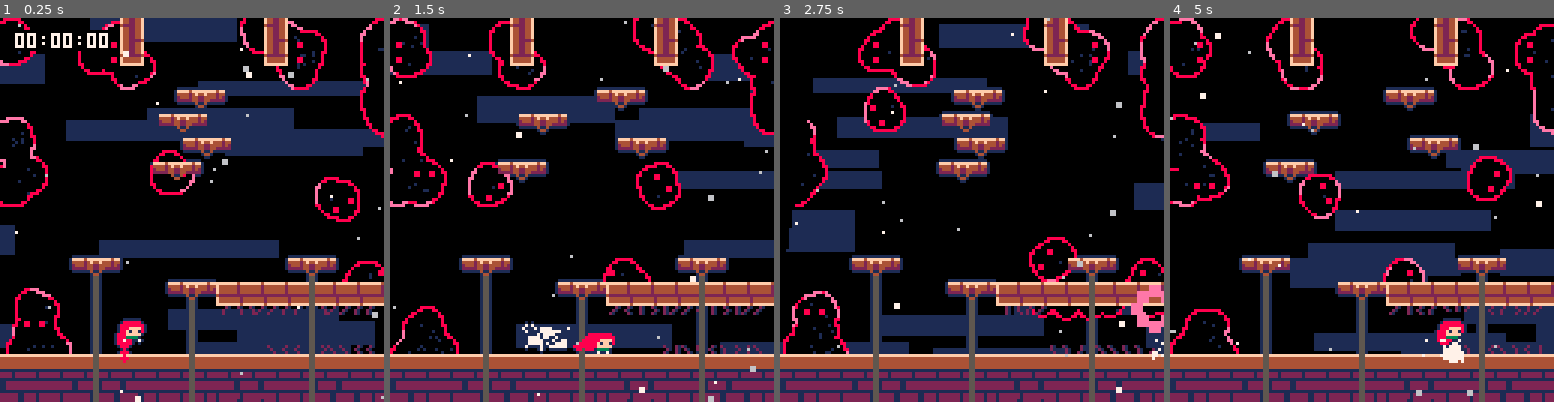
Above: before the commit, frames 1-4 (left to right).
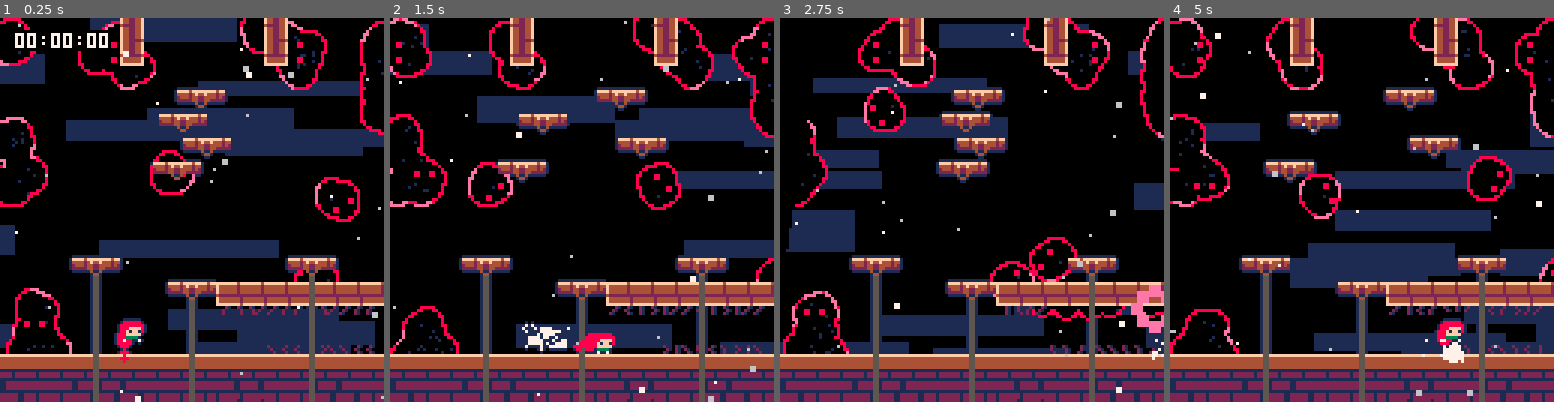
Above: after the commit, the same moments.

Repository: CelesteClassic/newleste.p8
Game: PICO-8 cartridge resort.p8
Same seed, same stepped clock (60 frames per second), same inputs: the game is played once before the commit and once after it.
Inputs:
- Up to frame 1 (0.25 s): no input
- Up to frame 2 (1.5 s): tap X (X key) at 0.33, 1.07 s; tap O (Z key) at 0.7 s
- Up to frame 3 (2.75 s): hold Right 1.6-2.1 s; tap O (Z key) at 1.7, 2.1, 2.5 s; tap X (X key) at 1.85 s; hold Up 2.15-2.42 s; hold Right from 2.47 s (still down)
- Up to frame 4 (5 s): tap O (Z key) every 0.4 s from 2.9 to 4.9 s; tap X (X key) at 2.97, 4.08 s; release Right at 3.03 s; hold Left 3.08-3.58 s; hold Down 3.63-3.97 s; hold Right 4.02-4.68 s; hold Up from 4.73 s (still down)

The runs differ from the first frame. In frame 1, 0.7% of the frame differs, in the area x 76-100%, y 0-69%; in frame 2, 0.5%; in frame 3, 0.8%; in frame 4, 1.1%, in the area x 39-100%, y 0-69%.

Commit message:
Made sliding fuzzies consistent and cleaner eyes

Diff:
--- a/resort.p8
+++ b/resort.p8
@@ -674,15 +674,16 @@
     outline=false
     -- hitbox
     hitbox=rectangle(0,0,8,8)
-    -- get type of fuzzy
-    --axis=(sprite==62 and "x") or (sprite==61 and "y") or (sprite==64 and "r+") or (sprite==65 and "r-")
-    local a={"y","x",nil,"r+","r-"}
+    -- derive axis from sprite
+    local a={"y","x",nil,"r+","r-"}   --axis=(sprite==62 and "x") or (sprite==61 and "y") or (sprite==64 and "r+") or (sprite==65 and "r-")
     axis=a[sprite-60]
+    sliding = false
 
     if (axis=="x" or axis=="y") then -- sliding fuzzies only
       r, l, dir = _ENV[axis], _ENV[axis], 1
       local b,c=x/8,y/8
-      if axis=="x" and not fget(tile_at(b+1,c),6) or axis=="y" and not fget(tile_at(b,c+1),6) then
+      -- reverse starting direction if needed
+      if axis=="x" and (x+8>=lvl_pw or not fget(tile_at(b+1,c),6)) or axis=="y" and (y+8>=lvl_ph or not fget(tile_at(b,c+1),6)) then
           dir = -1
       end
       -- get endpoints
@@ -695,15 +696,19 @@
           l-=8
       end
 
+      -- if this fuzzy is sliding along/inside of a wall
       if (axis=="x" and (mget(r\8,c) == 70 or mget(l\8,c) == 70)) then
-        y+=dir*4
+        y += fget(tile_at(b,c+1),6) and 4 or -4
+        sliding = true
       end
       if (axis=="y" and (mget(b,r\8) == 70 or mget(b,l\8) == 70)) then
-        x-=dir*4
-      end
-
-      r-=2 -- keep halfway in wall
-      l+=2 -- keep halfway in wall
+        x += fget(tile_at(b+1,c),6) and 4 or -4
+        sliding = true
+      end
+
+      -- keep endpoints halfway in wall
+      r-=2
+      l+=2
       scale=(r-l)/32 --scale speed by distance
     end
 
@@ -711,7 +716,6 @@
 
     spd.x,spd.y=0,0
 
-    --eyes={axis=="x" and cos(rnd"128"+x) or 0,axis=="y" and sin(rnd"128"+y) or 0}
     eye_offset=0
 
     add(fuzzy_drawer.fuzzies,_ENV)
@@ -738,7 +742,6 @@
     if (fget(tile_at(b,c-1),6)) y-=o
     outline=false
     t=0
-    --flip.x,flip.y=maybe(),maybe()
     add(fuzzy_drawer.fuzzies,_ENV)
     destroy_object(_ENV)
   end
@@ -825,8 +828,34 @@
           -- eyes
           if (f.axis=="x" or f.axis == "y") f.eye_offset = mid(-5,appr(f.eye_offset,(f.t<20 and f.dir or -f.dir)*4*f.scale,1),5)
 
-          eyes[#eyes+1]={f.x + 3.5 + (f.axis=="x" and f.eye_offset or f.axis=="r+" and cos(-f.t-3.141592)*4 or f.axis=="r-" and cos(f.t-3.141592)*4 or -3), f.y + 4 + (f.axis=="y" and f.eye_offset*.7 or f.axis=="r+" and sin(-f.t-3.141592)*4 or f.axis=="r-" and sin(f.t-3.141592)*4 or -4)}
-          eyes[#eyes+1]={f.x + 3.5 + (f.axis=="x" and f.eye_offset or f.axis=="r+" and cos(-f.t+3.141592)*4 or f.axis=="r-" and cos(f.t+3.141592)*4 or 2), f.y + 4 + (f.axis=="y" and f.eye_offset*.7 or f.axis=="r+" and sin(-f.t+3.141592)*4 or f.axis=="r-" and sin(f.t+3.141592)*4 or 1)}
+          eyes[#eyes+1] = {
+            f.x + 3.5 + (
+              f.axis=="x" and f.eye_offset
+              or f.axis=="r+" and cos(-f.t-0.125)*4
+              or f.axis=="r-" and cos(f.t-0.125)*4
+              or -3
+            ),
+            f.y + 4 + (
+              f.axis=="y" and f.eye_offset*.7
+              or f.axis=="r+" and sin(-f.t-0.125)*4
+              or f.axis=="r-" and sin(f.t-0.125)*4
+              or -4
+            )
+          }
+          eyes[#eyes+1] = {
+            f.x + 3.5 + (
+              f.axis=="x" and f.eye_offset
+              or f.axis=="r+" and cos(-f.t+0.125)*4
+              or f.axis=="r-" and cos(f.t+0.125)*4
+              or 2
+            ),
+            f.y + 4 + (
+              f.axis=="y" and f.eye_offset*.7
+              or f.axis=="r+" and sin(-f.t+0.125)*4
+              or f.axis=="r-" and sin(f.t+0.125)*4
+              or 1
+            )
+          }
         end
         --if (f.sprite==63 and rnd"10"<5) eyes[#eyes+1]={f.x+(f.eyes[1]+4),f.y+f.eyes[2]+4}
       end
@@ -1550,8 +1579,8 @@
 --mapdata string table
 --assigned levels will load from here instead of the map
 mapdata={
-  [3] = "26000000003f3132323232323232322526000000003f3f3f3f3 …(155 unchanged characters)… 43000000463044452432333f31263d000000000000300000243e00000037000000000000003000002400000000000000000000000030000024000000000000000045274400300000240000001d00000000003000003746462401000000004246004630000000000024 …(98 unchanged characters)…
-  [5] = "2525323232323232323232322526000025263f3f3f3f3f3f3f3f003f2426000025263f3f3f3f3f3f3f003f3f3126000025263f3f3f000000000000003f30000025260000000000000000000000300000252600000000000000000000003014162526000000003f3f00002122222646002526000000003f3f000031323226000025263d0000003f3f0000463e0030000032334600004621234600000000303d0000000000003d2426000000000037460000000000000024263d0000000000000000000000004631334600000000000000000100 …(91 unchanged characters)…
+  [3] = "26000000003f3132323232323232322526000000003f3f3f3f3 …(155 unchanged characters)… 43000000463044452432333f31263d00000000003d300000243e00000037000000000000003000002400000000000000000000000030000024000000000000000045274400300000240000001d00000000003000463746462401000000004246004630000000000024 …(98 unchanged characters)…
+  [5] = "25253232323232323232323225263d0025263f3f3f3f3f3f3f3f003f2426000025263f3f3f3f3f3f3f003f3f3126000025263f3f3f000000000000003f30000025260000000000000000000000300000252600000000000000000000003046162526000000003f3f00002122222600002526000000003f3f000031323226000025263d0000003f3f0000463e003000003233460000462123460000000030000000000000003d24260000000000303d0000000000000024263d0000000037460000000000004631334600000000000000000100 …(91 unchanged characters)…
 }
 --@end
 
@@ -1870,9 +1899,9 @@
 3f0000000000002d000000002f0000002600001d0037000000003f3f24253838000000000000000000000000000000002122222222222223000000000000002100000000000000000000000000000000000000000000000000000000000000000000000000000000000000000000000000000000000000000000000000000000
 3f3f002f000000002e000000400000002600000000000000003f212220282025000000000000000000000000000000003132323232323233000000000000002400000000000000000000000000000000000000000000000000000000000000000000000000000000000000000000000000000000000000000000000000000000
 3f0000000041000000000000004600002600000000000000003f313232323238000000000000000000000000000000002300000000000027000000001d00002400000000000000000000000000000000000000000000000000000000000000000000000000000000000000000000000000000000000000000000000000000000
-00000000000000000000000000000000263f000000004600003f3f3f3f3f3f24000000000000000000000000000000002600000000000030000000003f3f3f2400000000000000000000000000000000000000000000000000000000000000000000000000000000000000000000000000000000000000000000000000000000
+00000000000000000000000000000000263f000000000000003f3f3f3f3f3f24000000000000000000000000000000002600000000000030000000003f3f3f2400000000000000000000000000000000000000000000000000000000000000000000000000000000000000000000000000000000000000000000000000000000
 00000000000000000000000000000000263f3f00000000000000000000003f240000000000000000000000000000000026000000000100303f003e3f2122222000000000000000000000000000000000000000000000000000000000000000000000000000000000000000000000000000000000000000000000000000000000
-0000001d00000000004600001d003e46263f000000000000000000001d003f240000000000000000000000000000000026000000343536373f3e003f3120202000000000000000000000000000000000000000000000000000000000000000000000000000000000000000000000000000000000000000000000000000000000
+0000001d00000000004600001d00003e263f000000000000000000001d003f240000000000000000000000000000000026000000343536373f3e003f3120202000000000000000000000000000000000000000000000000000000000000000000000000000000000000000000000000000000000000000000000000000000000
 003d00000000001d0034353535353535263f3f000000000000000000000c3f2400000000000000000000000000000000260000003f3f3f3f000000003f24202000000000000000000000000000000000000000000000000000000000000000000000000000000000000000000000000000000000000000000000000000000000
 003f0000000000000043000000000046263f3f3f010000000000003f3f3f3f24000000000000000000000000000000002600000000000000000000003f24202000000000000000000000000000000000000000000000000000000000000000000000000000000000000000000000000000000000000000000000000000000000
 3f3f3f00000100000000004200000046382223141516212300000021222222200000000000000000000000000000000026002d00000000000000002f3f24202000000000000000000000000000000000000000000000000000000000000000000000000000000000000000000000000000000000000000000000000000000000
